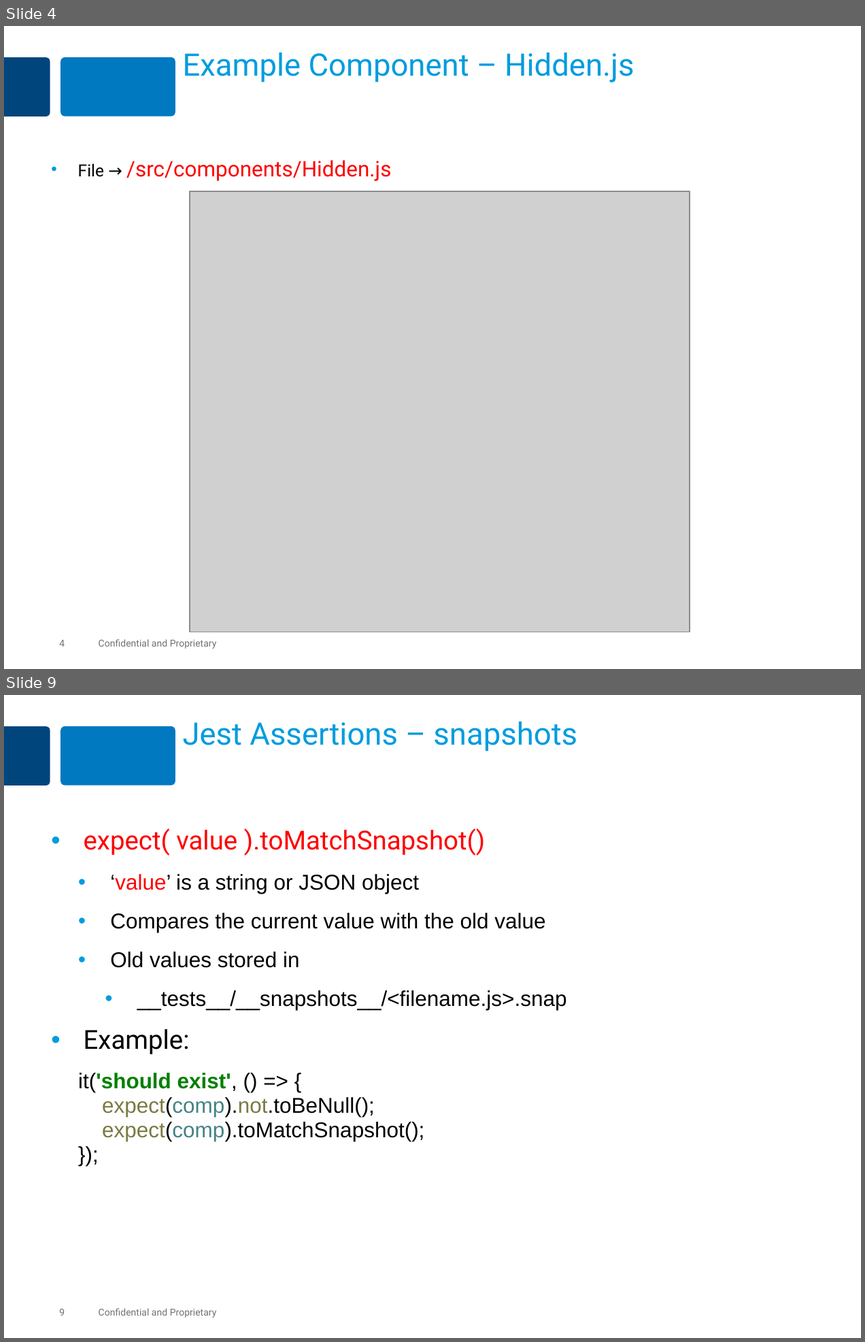
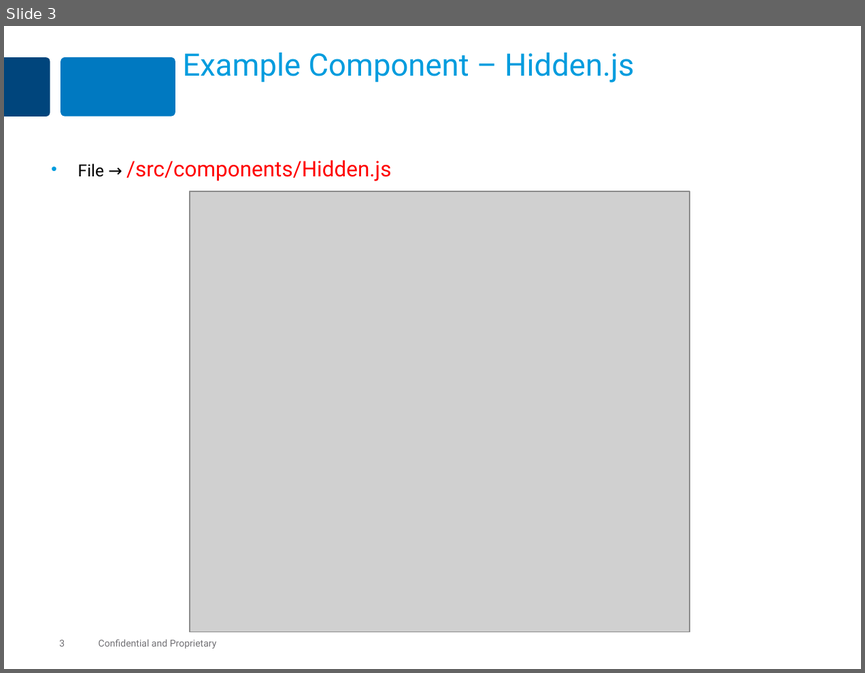
Before and after one commit to MaxMillington/react_practice, a slide deck: lesson-react-60-debugging/react-debugging.pptx. Shown one above the other, each under a label of ours: slides 4 and 9 before the commit, slide 3 after it; the slides between them are not shown. The pictures are 865x1342 and 865x673 pixels, drawn with LibreOffice and Linux fonts; fonts in the diff are those of the drawing; grey boxes stand for pictures. Boxes give left, top, right and bottom in pixels: in the first picture for what was removed or moved away, otherwise in the second. Text is boxed around its words. In the diff, an @@ line names an element or a change of style, - is before the commit and + after.

```diff
--- a/lesson-react-60-debugging/react-debugging.pptx
+++ b/lesson-react-60-debugging/react-debugging.pptx
@@ slide 9 removed at (4,695,861,1338), background #FFFFFF; not listed: 4 template elements that a slide beside it also shows @@
@@ title removed at (183,722,577,751) @@
-Jest Assertions – snapshots
@@ text removed at (78,828,567,1141) @@
-• expect( value ).toMatchSnapshot()
-  • ‘value’ is a string or JSON object
-  • Compares the current value with the old value
-  • Old values stored in
-    • __tests__/__snapshots__/<filename.js>.snap
-• Example:
-  it('should exist', () => {
-  expect(comp).not.toBeNull();
-  expect(comp).toMatchSnapshot();
-  });
@@ what was slide 4 is now slide 3 @@
@@ page number at (59,639,65,646): text changed @@
-4
+3
```
Also in this commit, not shown: 3 slides changed, 6 slides added, 25 other slides removed, 37 other files.
